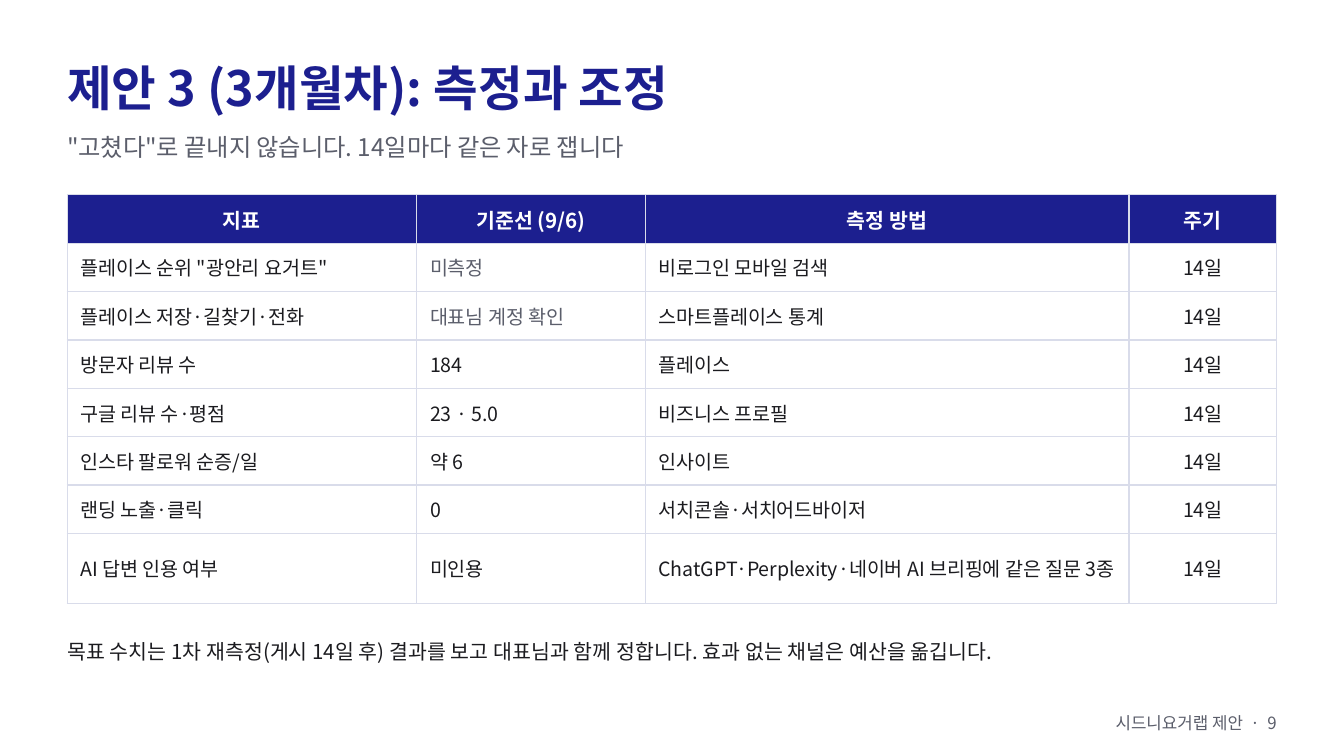
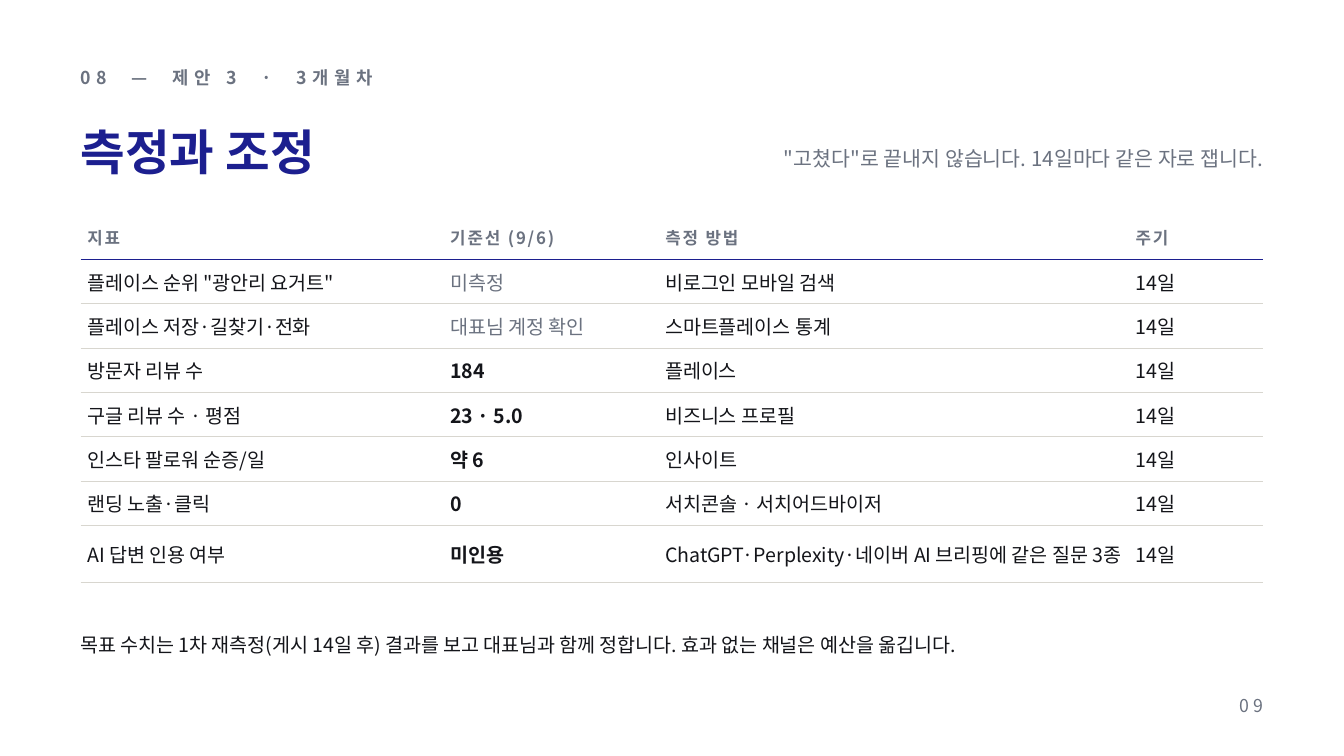
Before and after one commit to severaljama-hue/advertising-agency, a slide deck: slide 9 of docs/sydney-yogurt-lab/proposal.pptx. Drawn at 1344x756 pixels with LibreOffice and Linux fonts; fonts in the diff are those of the drawing. Boxes give left, top, right and bottom in pixels: in the first picture for what was removed or moved away, otherwise in the second. Text is boxed around its words. In the diff, an @@ line names an element or a change of style, - is before the commit and + after.

```diff
--- a/docs/sydney-yogurt-lab/proposal.pptx
+++ b/docs/sydney-yogurt-lab/proposal.pptx
@@ text at box(81, 69, 373, 86): text changed; size 26 to 9.5 pt; text colour #1C1F8F to #6B7280 @@
-제안 3 (3개월차): 측정과 조정
+08 — 제안 3 · 3개월차
@@ text added at box(81, 129, 315, 175), 26 pt, text #1C1F8F, bold @@
+측정과 조정
@@ text at box(784, 149, 1264, 168): text changed; size 13 to 11 pt; text colour #5B5E6B to #6B7280 @@
-"고쳤다"로 끝내지 않습니다. 14일마다 같은 자로 잽니다
+"고쳤다"로 끝내지 않습니다. 14일마다 같은 자로 잽니다.
@@ table at box(81, 215, 1263, 571) @@
-row 5, column 1: 구글 리뷰 수·평점
+row 5, column 1: 구글 리뷰 수 · 평점
-row 7, column 3: 서치콘솔·서치어드바이저
+row 7, column 3: 서치콘솔 · 서치어드바이저
@@ fill #1C1F8F to none in row 1 @@
@@ fill #FFFFFF to none in 28 cells @@
@@ size 11 to 9 pt, text colour #FFFFFF to #6B7280, letter spacing 0 to 1 pt in "지표", "기준선 (9/6)", "측정 방법", "주기" @@
@@ text colour #1B1B1F to #14151A in "플레이스 순위 "광안리 요거트"", "비로그인 모바일 검색", "14일", "플레이스 저장·길찾기·전화" and 20 more places @@
@@ text colour #5B5E6B to #6B7280 in "미측정", "대표님 계정 확인" @@
@@ bold on in "184", "23 · 5.0", "약 6", "0" and 1 more places @@
@@ alignment centre to left @@
@@ borders changed @@
@@ table: place and size @@
-table at box(67, 195, 1277, 585)
+table at box(81, 215, 1263, 571)
@@ text "목표 수치는 1차 재측정(게시 14일 ...": place and size @@
-text "목표 수치는 1차 재측정(게시 14일 ..." at box(67, 642, 993, 663)
+text "목표 수치는 1차 재측정(게시 14일 ..." at box(81, 635, 955, 656)
@@ text "목표 수치는 1차 재측정(게시 14일 ..." at box(81, 635, 955, 656): size 11 to 10.5 pt, text colour #1B1B1F to #14151A @@
@@ text removed at box(1116, 715, 1276, 731) @@
-시드니요거랩 제안 · 9
@@ text added at box(1240, 699, 1263, 712), 9.5 pt, text #6B7280 @@
+09
```
Also in this commit, not shown: 11 other slides changed.
